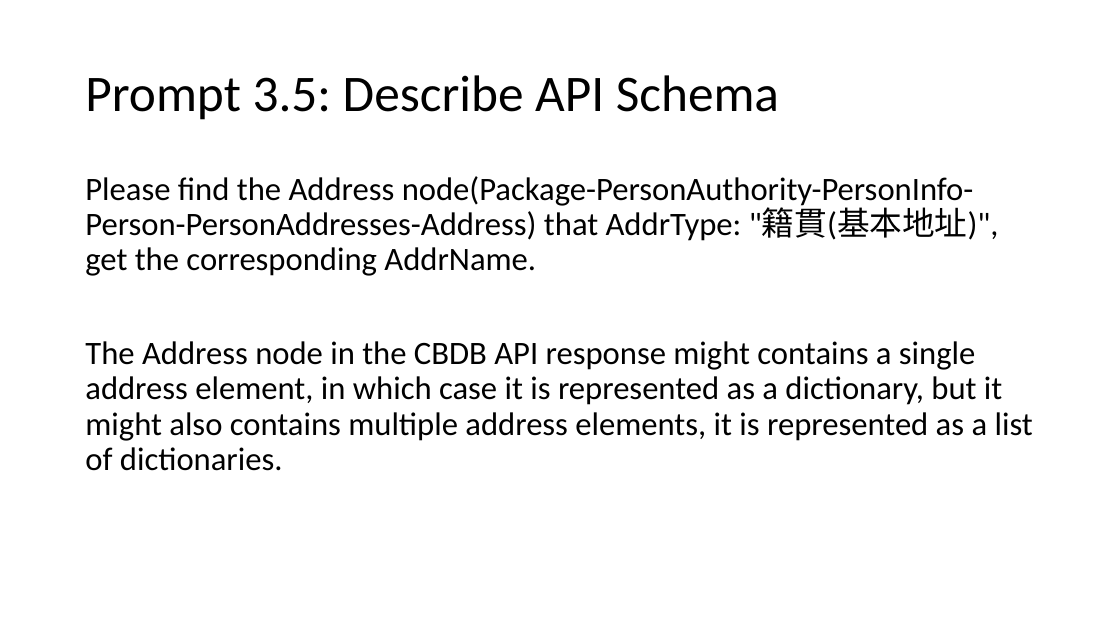
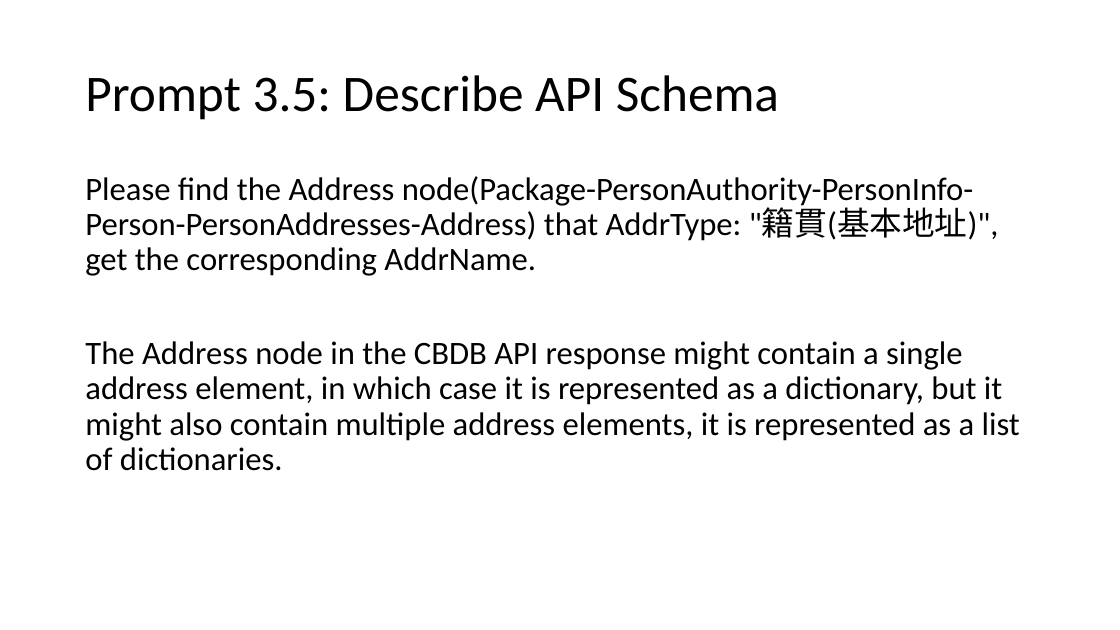
Before and after one commit to fccsdigitalchina/generative_ai_east_asian_studies, a slide deck: slide 51 of _slides/Generative AI for East Asian Studies_use cases.pptx. Drawn at 1120x630 pixels with LibreOffice and Linux fonts; fonts in the diff are those of the drawing. Boxes give left, top, right and bottom in pixels: in the first picture for what was removed or moved away, otherwise in the second. Text is boxed around its words. In the diff, an @@ line names an element or a change of style, - is before the commit and + after.

```diff
--- a/_slides/Generative AI for East Asian Studies_use cases.pptx
+++ b/_slides/Generative AI for East Asian Studies_use cases.pptx
@@ text at bbox=[85, 341, 1020, 471]: text changed @@
-The Address node in the CBDB API response might contains a single address element, in which case it is represented as a dictionary, but it might also contains multiple address elements, it is represented as a list of dictionaries.
+The Address node in the CBDB API response might contain a single address element, in which case it is represented as a dictionary, but it might also contain multiple address elements, it is represented as a list of dictionaries.
```
Also in this commit, not shown: 11 other slides changed, 6 slides removed.
